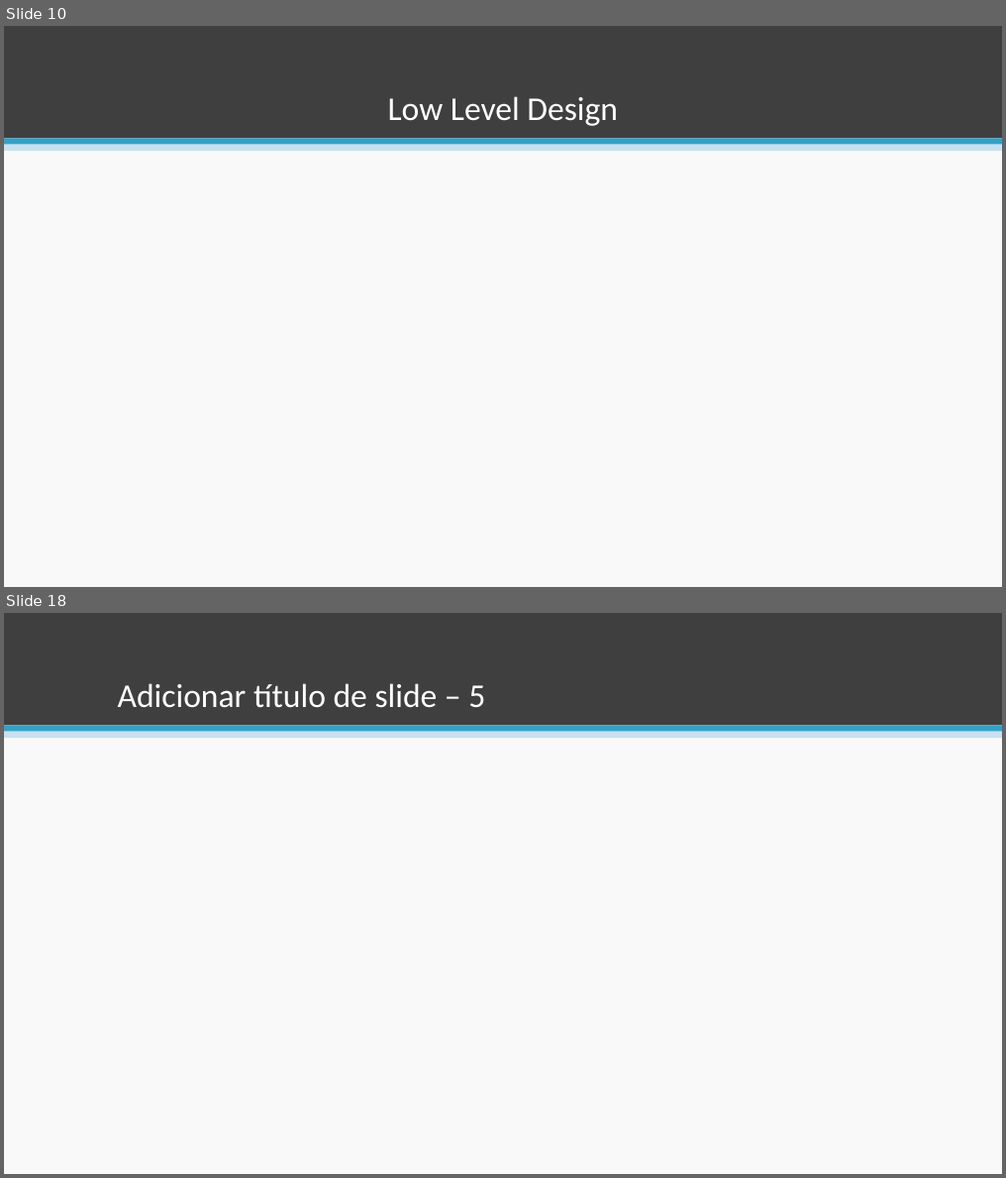
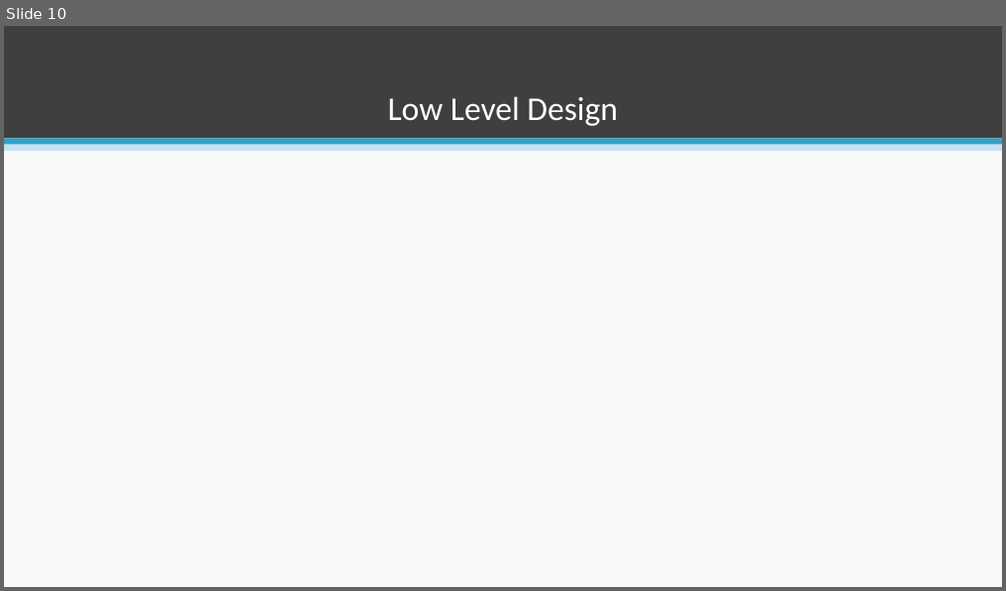
Before and after one commit to esteves-esta/TechHumi, a slide deck: documentacao/PowerPoint.pptx. Shown one above the other, each under a label of ours: slides 10 and 18 before the commit, slide 10 after it; the slides between them are not shown. The pictures are 1006x1178 and 1006x591 pixels, drawn with LibreOffice and Linux fonts; fonts in the diff are those of the drawing. Boxes give left, top, right and bottom in pixels: in the first picture for what was removed or moved away, otherwise in the second. Text is boxed around its words. In the diff, an @@ line names an element or a change of style, - is before the commit and + after.

```diff
--- a/documentacao/PowerPoint.pptx
+++ b/documentacao/PowerPoint.pptx
@@ slide 18 removed at bbox=[4, 613, 1002, 1174], background #F9F9F9; not listed: 3 template elements that a slide beside it also shows @@
@@ title removed at bbox=[118, 683, 485, 708] @@
-Adicionar título de slide – 5
```
Also in this commit, not shown: 3 slides added, 9 other slides removed.
